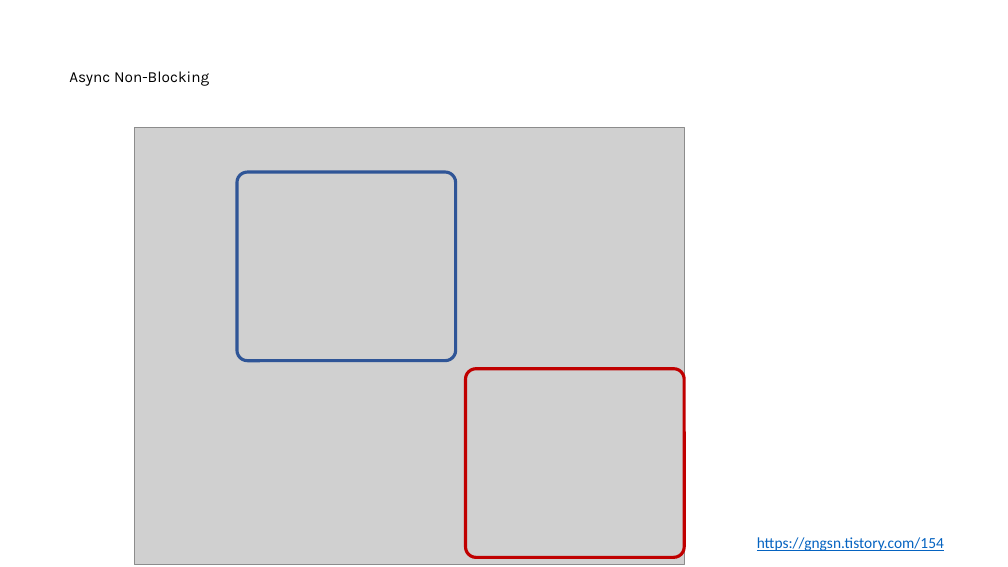
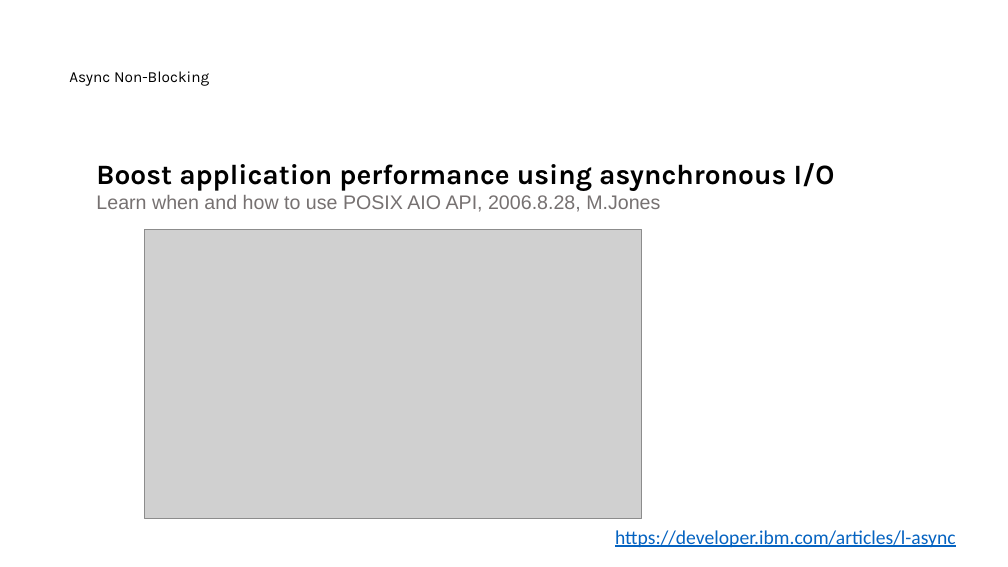
Before and after one commit to nayasis/fastcampus-hyper-webflux, a slide deck: slide 6 of 99.ppt/[Ch4-1. 비동기 서비스 소개] 1-2. 비동기 호출이란 ~ 1-3. Servlet_Reactive.pptx. Drawn at 1008x567 pixels with LibreOffice and Linux fonts; fonts in the diff are those of the drawing; grey boxes stand for pictures; background and template pictures are left out. Boxes give left, top, right and bottom in pixels: in the first picture for what was removed or moved away, otherwise in the second. Text is boxed around its words. In the diff, an @@ line names an element or a change of style, - is before the commit and + after.

```diff
--- a/99.ppt/[Ch4-1. 비동기 서비스 소개] 1-2. 비동기 호출이란 ~ 1-3. Servlet_Reactive.pptx
+++ b/99.ppt/[Ch4-1. 비동기 서비스 소개] 1-2. 비동기 호출이란 ~ 1-3. Servlet_Reactive.pptx
@@ text added at box(96, 163, 835, 212), 14 pt, text #767171 @@
+Boost application performance using asynchronous I/O
+Learn when and how to use POSIX AIO API, 2006.8.28, M.Jones
@@ rounded rectangle removed at box(237, 172, 456, 361) @@
@@ picture: place and size @@
-picture at box(135, 128, 684, 564)
+picture at box(145, 229, 642, 518)
@@ rounded rectangle removed at box(466, 369, 684, 557) @@
@@ text added at box(615, 530, 956, 547), 14 pt, text #0563C1, underline @@
+https://developer.ibm.com/articles/l-async
@@ text removed at box(757, 537, 944, 551) @@
-https://gngsn.tistory.com/154
```
Also in this commit, not shown: 5 other slides changed, 6 slides added, 2 slides removed.
